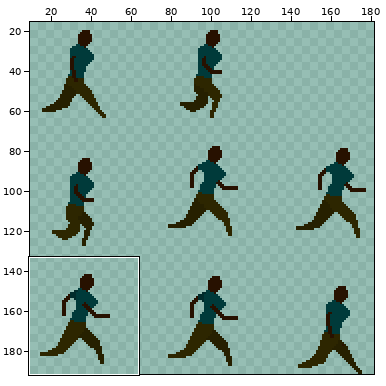
Edited in one commit: sprite sheet (gdx-game-android/assets/runninggwip.png). The first picture is a wide view before the edit; the outline marks the close-up.
Close-up. Before the commit:
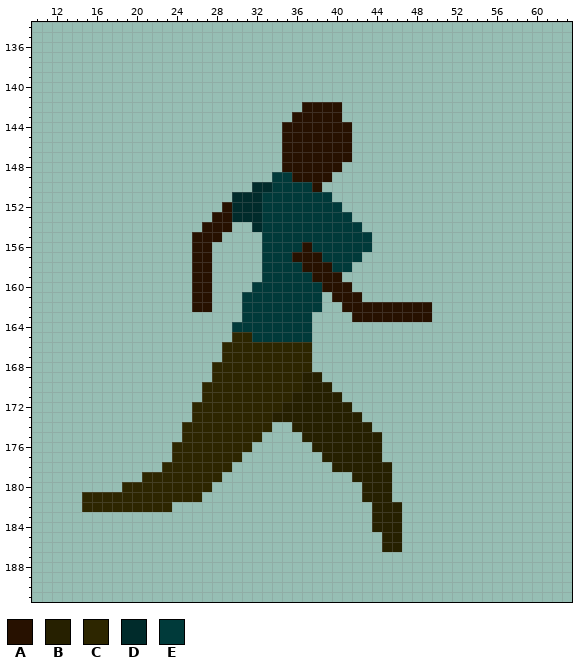
The file is 192x192 pixels. Colours within 5 levels of each other are drawn and written as one. Shown: x 10..63, y 134..191. The wide view leaves out empty margins.
Palette (. is transparent): A #271100  B #262000  C #2d2600  D #002b2b  E #003a3a
Pixels before (only the part around the change), first column x 11:
134 .....................................................
135 .....................................................
136 .....................................................
137 .....................................................
138 .....................................................
139 .....................................................
140 .....................................................
141 .....................................................
142 ..........................AAAA.......................
143 .........................AAAAA.......................
144 ........................AAAAAAA......................
145 ........................AAAAAAA......................
146 ........................AAAAAAA......................
147 ........................AAAAAAA......................
148 ........................AAAAAA.......................
149 .......................EEAAAA........................
150 .....................DDEEEEA.........................
151 ...................DDDEEEEEEE........................
152 ..................ADDDEEEEEEEE.......................
153 .................AADDDEEEEEEEEE......................
154 ................AAA..DEEEEEEEEEE.....................
155 ...............AAA....EEEEEEEEEEE....................
156 ...............AA.....EEEEAEEEEEE....................
157 ...............AA.....EEEAAAEEEE.....................
158 ...............AA.....EEEEAAAEE......................
159 ...............AA.....EEEEEAAA.......................
160 ...............AA....EEEEEEEAAA......................
161 ...............AA...EEEEEEEE.AAA.....................
162 ...............AA...EEEEEEEE..AAAAAAAAA..............
163 ....................EEEEEEE....AAAAAAAA..............
164 ...................EEEEEEEE..........................
165 ...................CCEEEEEE..........................
166 ..................CCCCCCCCC..........................
167 ..................CCCCCCCCC..........................
168 .................CCCCCCCCCC..........................
169 .................CCCCCCCCCBB.........................
170 ................CCCCCCCCCCBBB........................
171 ................CCCCCCCCCBBBBB.......................
172 ...............CCCCCCCCCBBBBBBB......................
173 ...............CCCCCCCCBBBBBBBBB.....................
174 ..............CCCCCCCCC..BBBBBBBB....................
175 ..............CCCCCCCC....BBBBBBBB...................
176 .............CCCCCCCC......BBBBBBB...................
177 .............CCCCCCC........BBBBBB...................
178 ............CCCCCCC..........BBBBBB..................
179 ..........CCCCCCCC.............BBBB..................
180 ........CCCCCCCCC...............BBB..................
181 ....CCCCCCCCCCCC................BBB..................
182 ....CCCCCCCCC....................BBB.................
183 .................................BBB.................
184 .................................BBB.................
185 ..................................BB.................
186 ..................................BB.................
187 .....................................................
188 .....................................................
189 .....................................................
New version:
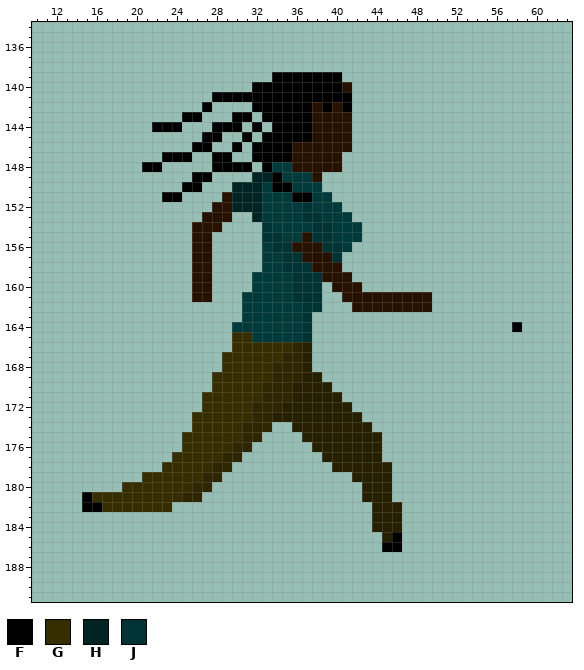
Colours new in this view: F #000000  G #362d00  H #002424  J #003333
The exact change:
Colour A is added in row 140 at x 41; in row 143 at x 41; in row 151 at x 29; in row 152 at x 28; in row 153 at x 27; in row 154 at x 26.
Colour A is added in row 159 at x 41; in row 160 at x 42; in row 161 at x 43 to 49.
Colour A replaces colour E in row 155 at x 37; in row 156 at x 36 and 38; in row 157 at x 39; in row 158 at x 40.
Colour B replaces colour C in rows 166 to 168 at x 37; in row 170 at x 36.
Colour E is added in row 148 at x 34; in row 159 at x 32.
Colour E replaces colour A in row 148 at x 35; in row 149 at x 36 to 37; in row 150 at x 38.
Colour E replaces colour D in row 150 at x 33.
Colour F is added in row 139 at x 34 to 40; in row 140 at x 32 to 40; in row 141 at x 28 to 41; in row 142 at x 27, 32 to 36 and 41; in row 143 at x 25 to 26, 30 to 31 and 33 to 35; in row 144 at x 22 to 24, 28 to 30, 32 and 34.
Colour F is added in row 145 at x 27 to 28, 31 and 33 to 34; in row 146 at x 26 to 27, 30 and 32 to 34; in row 147 at x 23 to 25, 28 to 29 and 32 to 34; in row 148 at x 21 to 22, 28 to 31 and 33; in row 149 at x 26 to 27; in row 150 at x 25 to 26.
Colour F is added in row 151 at x 23 to 24; in row 164 at x 58.
Colour F replaces colour A in row 142 at x 37 and 39; in row 143 at x 36 to 37; in rows 144 to 145 at x 35 to 37; in rows 146 to 147 at x 35.
Colour F replaces colour B in row 185 at x 46; in row 186 at x 45 to 46.
Colour F replaces colour C in row 181 at x 15; in row 182 at x 15 to 16.
Colour F replaces colour E in row 149 at x 34; in row 150 at x 34 to 35; in row 151 at x 36 to 37.
Colour G replaces colour C in row 165 at x 30 to 31; in row 166 at x 30 to 35; in row 167 at x 29 to 34; in row 168 at x 29 to 33; in row 169 at x 28 to 33; in row 170 at x 28 to 32.
Colour G replaces colour C in row 171 at x 27 to 32; in row 172 at x 27 to 31; in row 173 at x 26 to 31; in row 174 at x 26 to 30; in row 175 at x 25 to 30; in row 176 at x 25 to 29.
Colour G replaces colour C in row 177 at x 24 to 28; in row 178 at x 23 to 27; in row 179 at x 21 to 26; in row 180 at x 19 to 25; in row 181 at x 16 to 24; in row 182 at x 17 to 23.
Colour H is added in row 149 at x 32 to 33; in row 150 at x 30 to 31.
Colour H replaces colour D in row 150 at x 32; in rows 151 to 152 at x 30 to 32; in row 153 at x 32.
Colour J replaces colour A in row 157 at x 36; in row 158 at x 37; in row 159 at x 38.
Colour J replaces colour E in row 152 at x 37; in row 153 at x 37 to 38; in row 154 at x 33 and 38 to 39; in row 155 at x 33 to 34 and 38 to 39; in row 156 at x 34 to 35 and 39 to 40; in row 157 at x 35 and 40.
Colour J replaces colour E in row 158 at x 35 to 36; in row 159 at x 36 to 37; in rows 160 to 161 at x 36 to 38; in row 162 at x 37 to 38; in rows 163 to 165 at x 37.
Colour A is removed in row 147 at x 41; in row 149 at x 39; in row 154 at x 29; in row 155 at x 28; in row 160 at x 39; in row 161 at x 40.
Colour A is removed in row 162 at x 26 to 27 and 41; in row 163 at x 42 to 49.
Colour C is removed in row 166 at x 29; in row 168 at x 28; in row 170 at x 27; in row 172 at x 26; in row 174 at x 25; in row 176 at x 24.
Colour D is removed in row 153 at x 30 to 31; in row 154 at x 32.
Colour E is removed in row 155 at x 43; in row 156 at x 42 to 43; in row 157 at x 41 to 42; in row 158 at x 41.
